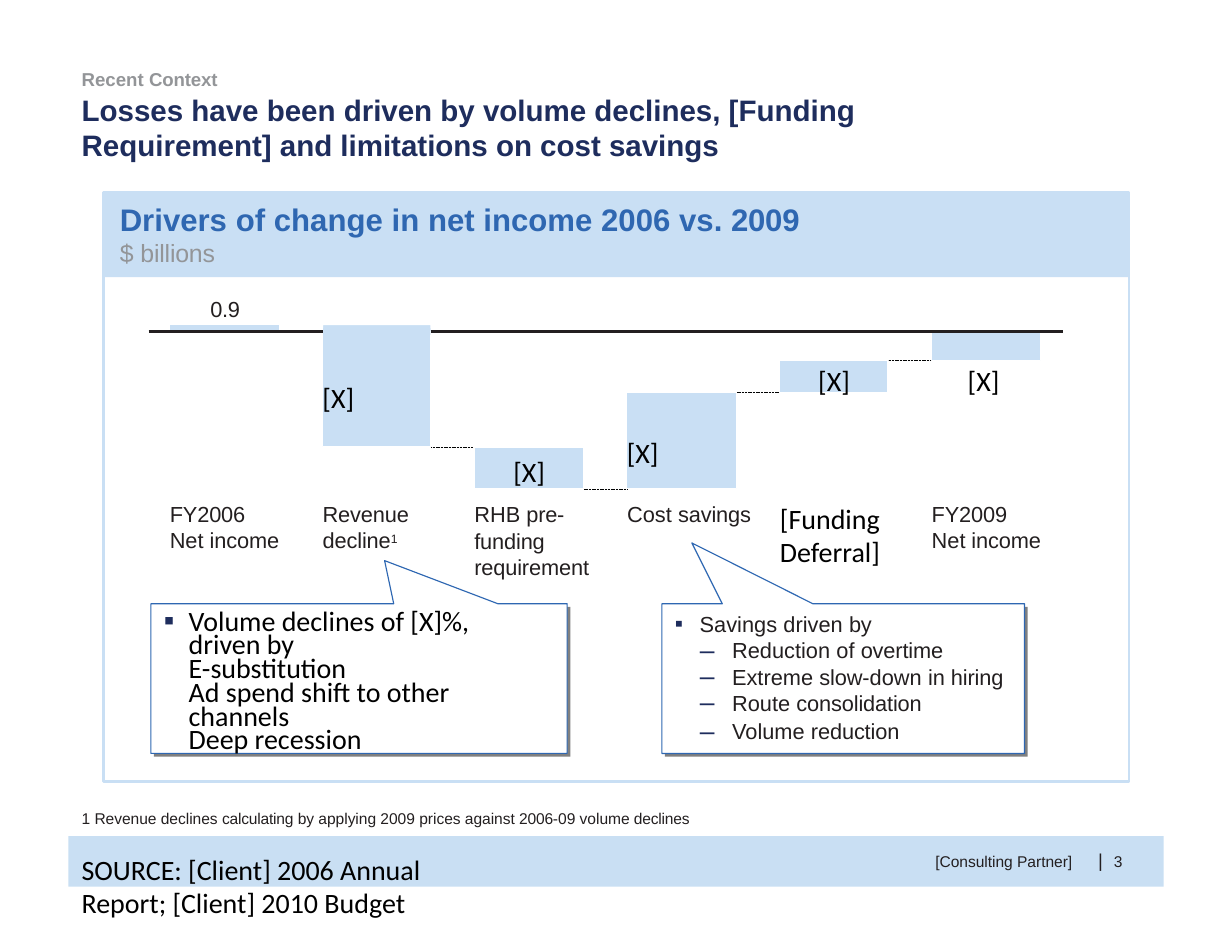
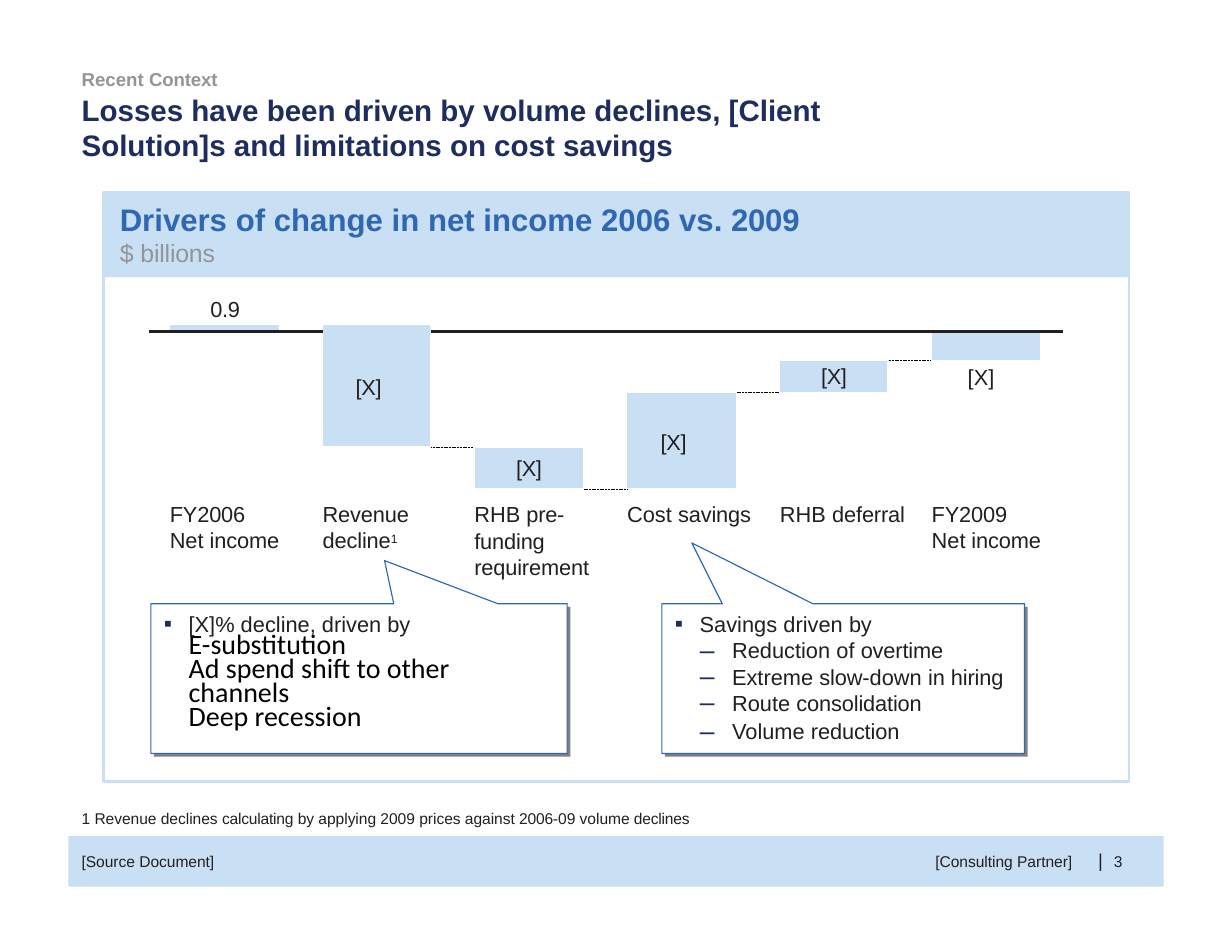
Before and after one commit to huytrnq/pptxsanitizer, a slide deck: slide 4 of data/Take-home_sanitized.pptx. Drawn at 1232x952 pixels with LibreOffice and Linux fonts; fonts in the diff are those of the drawing. Boxes give left, top, right and bottom in pixels: in the first picture for what was removed or moved away, otherwise in the second. Text is boxed around its words. In the diff, an @@ line names an element or a change of style, - is before the commit and + after.

```diff
--- a/data/Take-home_sanitized.pptx
+++ b/data/Take-home_sanitized.pptx
@@ title at [82,99,821,162]: text changed @@
-Losses have been driven by volume declines, [Funding Requirement] and limitations on cost savings
+Losses have been driven by volume declines, [Client Solution]s and limitations on cost savings
@@ text "[X]" at [356,379,382,400]: size 18 to 14 pt, font Calibri to Arial, text colour #000000 to #231F20, letter spacing 0 to -0.2 pt; indent changed; less space between paragraphs @@
@@ text "[X]" at [821,368,847,389]: size 18 to 14 pt, font Calibri to Arial, text colour #000000 to #231F20, letter spacing 0 to -0.2 pt @@
@@ text "[X]" at [968,369,995,390]: size 18 to 14 pt, font Calibri to Arial, text colour #000000 to #231F20 @@
@@ text "[X]" at [661,434,687,454]: size 18 to 14 pt, font Calibri to Arial, text colour #000000 to #231F20, letter spacing 0 to -0.2 pt; indent changed; less space between paragraphs @@
@@ text "[X]" at [516,460,542,481]: size 18 to 14 pt, font Calibri to Arial, text colour #000000 to #231F20, letter spacing 0 to -0.2 pt @@
@@ text at [780,506,905,523]: text changed; size 18 to 14 pt; font Calibri to Arial; text colour #000000 to #231F20 @@
-[Funding Deferral]
+RHB deferral
@@ text at [189,616,449,731]: text changed @@
-▪ Volume declines of [X]%, driven by
-  E-substitution
-  Ad spend shift to other channels
-  Deep recession
+▪ [X]% decline, driven by
+  E-substitution
+  Ad spend shift to other channels
+  Deep recession
@@ text at [82,855,214,871]: text changed; size 18 to 10 pt; font Calibri to Arial; text colour #000000 to #231F20 @@
-SOURCE: [Client] 2006 Annual Report; [Client] 2010 Budget
+[Source Document]
```
Also in this commit, not shown: 2 other slides changed, 35 slides added, 28 other files.
